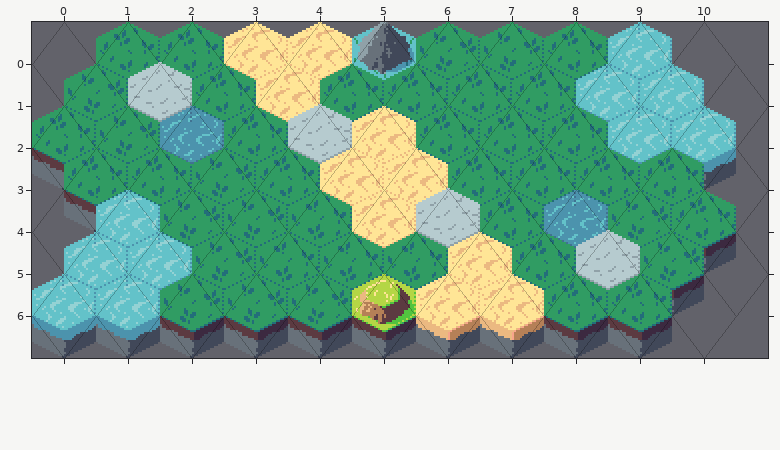
Level history. Tiled map (JSON): src/maps/map2.json. Above, as it was before the edit.
Cells are 32x42 px. Every second row is shifted by half a cell. Shown: x 0..10, y 0..6.
Once edited:
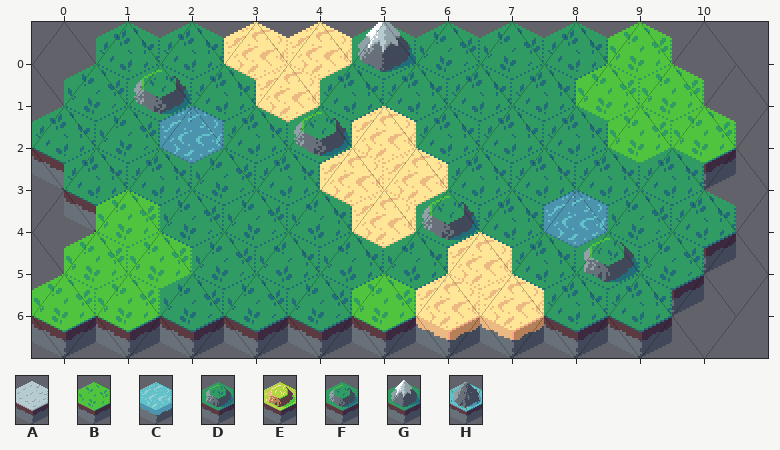
Key: from "Hex_v01_grid": A 1, B 3, C 7, D 56, E 58, F 65, G 83, H 105.
_ is an empty cell.
The edit:
Layer "base":
y 0: x 5 H -> G; x 9 C -> B
y 1: x 1 A -> F; x 8..9 CC -> BB
y 2: x 4 A -> F; x 9..10 CC -> BB
y 4: x 1 C -> B; x 6 A -> F
y 5: x 0..1 CC -> BB; x 8 A -> D
y 6: x 0..1 CC -> BB; x 5 E -> B
